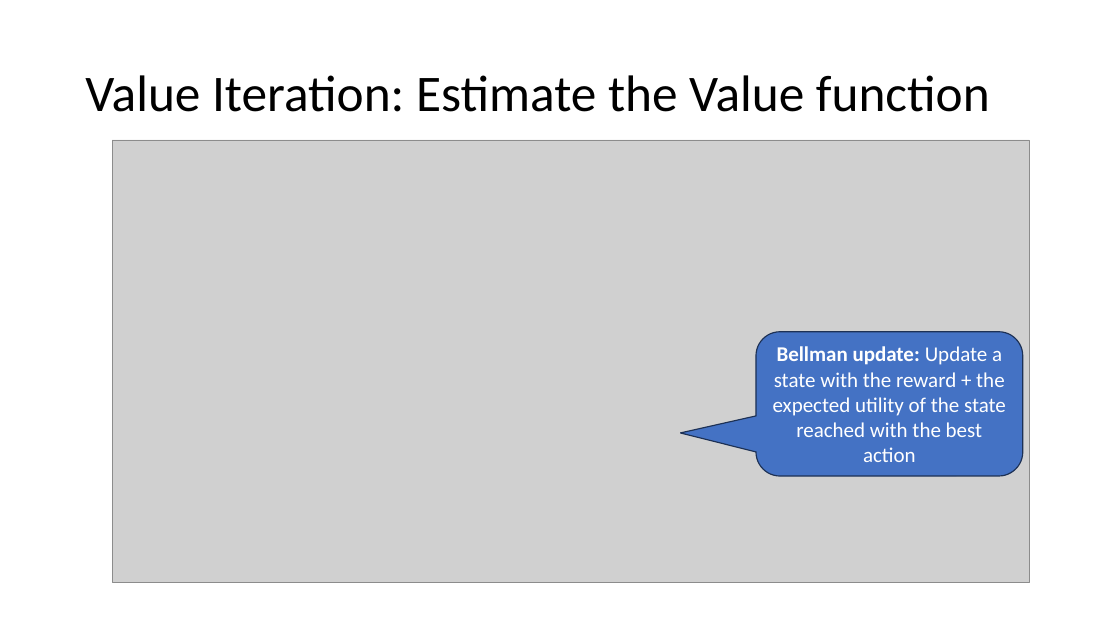
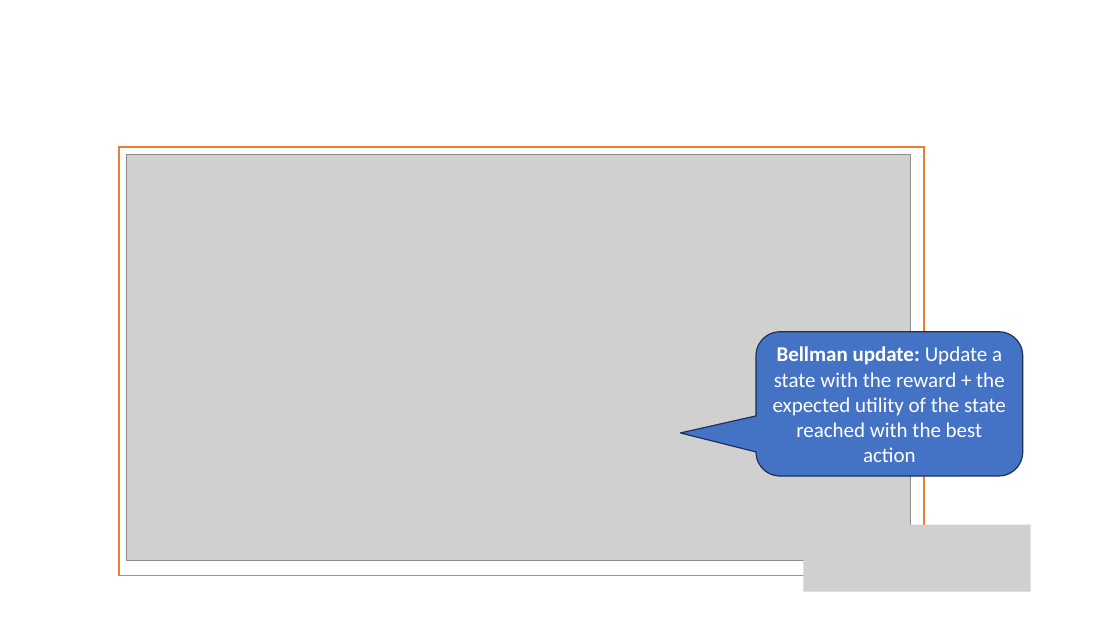
Before and after one commit to mhahsler/CS7320-AI, a slide deck: slide 8 of slides/22_Reinforcement_Learning.pptx (slide 7 before the commit). Drawn at 1120x630 pixels with LibreOffice and Linux fonts; fonts in the diff are those of the drawing; grey boxes stand for pictures. Boxes give left, top, right and bottom in pixels: in the first picture for what was removed or moved away, otherwise in the second. Text is boxed around its words. In the diff, an @@ line names an element or a change of style, - is before the commit and + after.

```diff
--- a/slides/22_Reinforcement_Learning.pptx
+++ b/slides/22_Reinforcement_Learning.pptx
@@ title removed at (85,75,990,112) @@
-Value Iteration: Estimate the Value function
@@ rectangle added at (119,147,924,576), fill #FFFFFF, outline #ED7D31 1 pt @@
@@ picture: place and size @@
-picture at (112,140,1029,583)
+picture at (126,154,910,560)
@@ picture: place and size @@
-picture at (788,504,1016,571)
+picture at (803,525,1031,592)
```
Also in this commit, not shown: 7 other slides changed, 2 slides added, 1 slide removed, 1 other file.
